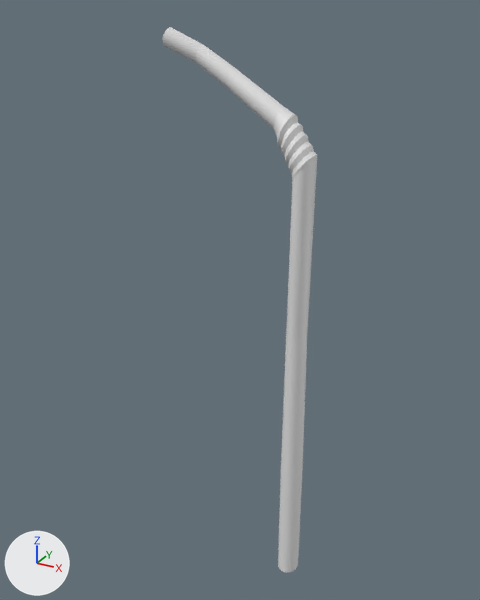
An edit to the FBX model Polymer Reef/Assets/Blender/Trash/palhinha.fbx, drawn before and after from the same camera.
One viewpoint serves both versions: a 50 mm lens placed at (4.83, -0.93, 3.47), pointed at (3.22, 1.99, 2.0). Every picture has the same lights, and +X, +Y and +Z are marked at lower left.

Names of what the first picture shows: 'palhinha'.
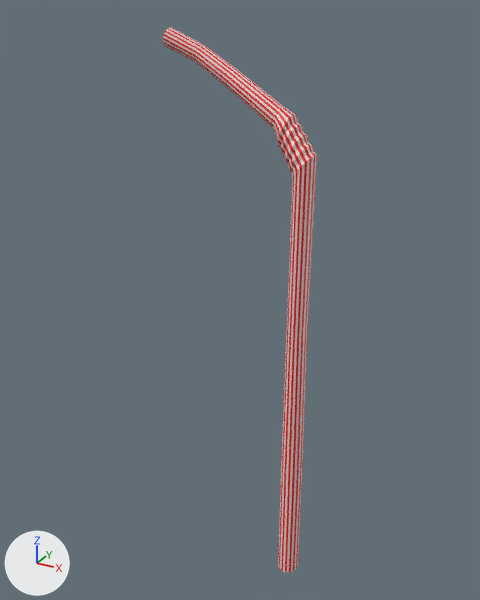
The newer file is also turned or shifted as a whole; pictures and numbers use the older file's frame.

Pixel boxes [x1, y1, x2, y2] of what changed, in the pictures (480 x 600 px):
part 1 of me_circle_003, recoloured
    both: [162, 28, 317, 572]
part 2 of me_circle_003, recoloured (white to red)
    both: [163, 27, 317, 572]

Diff of the bpy script that builds the scene:
```diff
--- a/Polymer Reef/Assets/Blender/Trash/palhinha.fbx.py
+++ b/Polymer Reef/Assets/Blender/Trash/palhinha.fbx.py
@@ mat_material @@
+mat_material = principled_material('Material')
+mat_material.base_color = (0.8, 0.707, 0.707)  # white #e7dbdb
@@ mat_material_001 @@
+mat_material_001 = principled_material('Material.001')
+mat_material_001.base_color = (0.8, 0.00881, 0.00264)  # red #e71709
@@ me_circle_003 @@
 me_circle_003.from_pydata(...)  # 608 vertices, 576 faces; spans x -2.5..17.7, y -2.3..3.0, z -52.5..28.4
 # used by ob_palhinha; location = (3.546, 1.949, 1.392); scale = (-0.0379, -0.0379, -0.0379)
+# me_circle_003 part 1: 288 of the faces centred in x -2.5..15.7, y -2.2..2.3, z -51.5..23.0 switch from no material to mat_material (white #e7dbdb)
+# me_circle_003 part 2: 288 of the faces centred in x -2.5..15.7, y -2.2..2.3, z -51.5..23.0 switch from no material to mat_material_001 (red #e71709)
```
